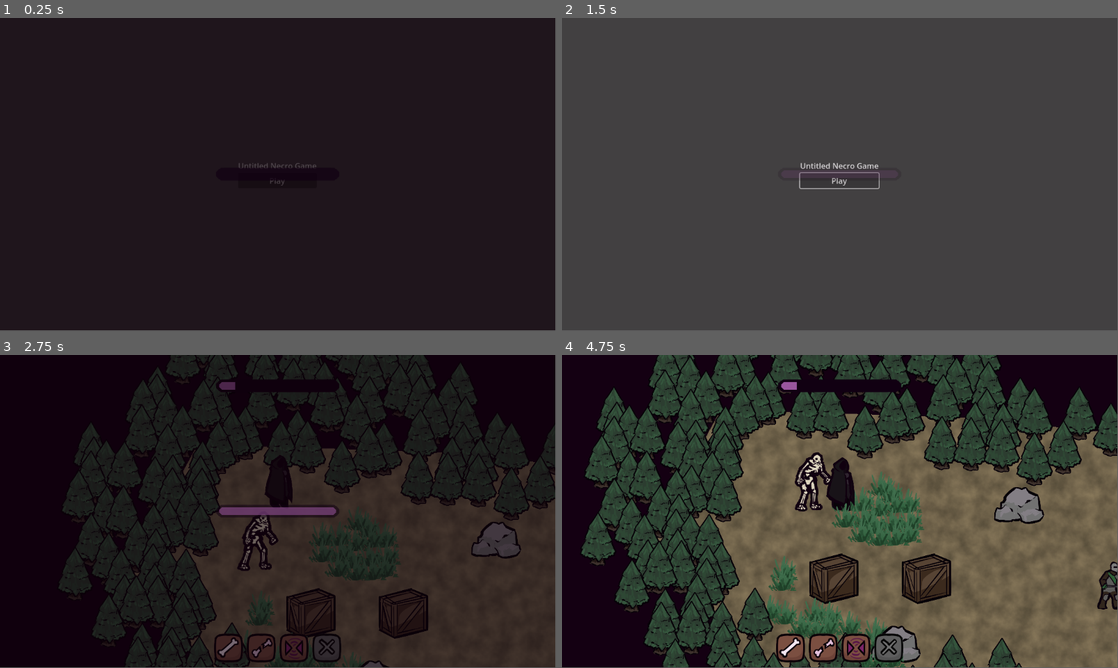
Above: before the commit, frames 1-4 (two rows, left to right).
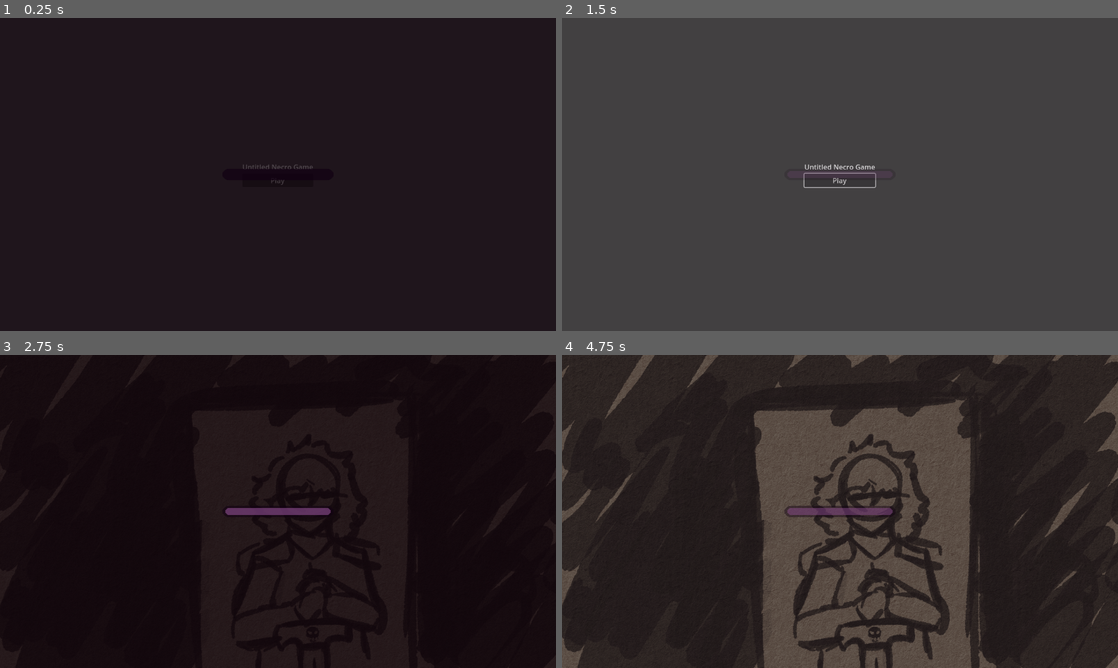
Above: after the commit, the same moments.

Repository: Creamsicle42/GMTK-2023
Game: Godot game, scene res://scenes/main.tscn
The game is run twice, just before and just after one commit, with the same random seed, the same clock (stepped at 60 frames per second) and the same inputs.
Inputs (mouse positions are in pixels of both pictures, inside the frame that each line leads up to):
- Up to frame 1 (0.25 s): no input
- Up to frame 2 (1.5 s): click "Play" at 0.5 s; click "Play" at 1.25 s
- Up to frame 3 (2.75 s): move the mouse to (400, 495) at 2.02 s; hold D (move_right) from 2.03 s (still down); click (400, 495) at 2.17 s
- Up to frame 4 (4.75 s): move the mouse to (728, 527) at 2.77 s; release D (move_right) at 2.78 s; hold S (move_down) 2.78-3.53 s; move the mouse to (895, 442) at 3.52 s; hold D (move_right) 3.53-4.28 s; move the mouse to (812, 574) at 4.27 s; hold Page Up (ui_page_up) from 4.28 s (still down); click (812, 574) at 4.42 s
In our replay, the window is 799x449 before the commit and 800x450 after it. These sizes can differ from the game's own. Grey fills any space a smaller window leaves; there, only what the larger window draws over its background counts as a difference.

The runs differ from the first frame. In frame 1, less than 0.1% of the frame differs, in the area x 43-57%, y 46-54%; in frame 2, 0.4%; in frame 3, 27%; in frame 4, 83%, in the area x 0-100%, y 0-100%.

Commit message:
Game has opening and closing cutscene

Diff:
--- a/assets/resources/tilesets/terain_tileset.tres
+++ b/assets/resources/tilesets/terain_tileset.tres
@@ -1,10 +1,13 @@
-[gd_resource type="TileSet" load_steps=15 format=3 uid="uid://defs1a6w50rio"]
+[gd_resource type="TileSet" load_steps=18 format=3 uid="uid://defs1a6w50rio"]
 
 [ext_resource type="Texture2D" uid="uid://cvhg3qwnwgmyo" path="res://assets/textures/terain/bricks.png" id="1_crnit"]
 [ext_resource type="Texture2D" uid="uid://5eiqtu1ni100" path="res://assets/textures/terain/grass.png" id="2_k3ac0"]
 [ext_resource type="PackedScene" uid="uid://blmjo3nwh3dpk" path="res://scenes/game/props/grass_tuft.tscn" id="3_mxhdn"]
 [ext_resource type="PackedScene" uid="uid://cmf6widkn3m5q" path="res://scenes/game/props/tree.tscn" id="4_cw36o"]
+[ext_resource type="PackedScene" uid="uid://i11h8ovoxx5t" path="res://scenes/game/characters/obelisk/obelisk.tscn" id="4_ma3qj"]
 [ext_resource type="PackedScene" uid="uid://bwumhgh1l0l2k" path="res://scenes/game/props/crate.tscn" id="5_0i6pb"]
+[ext_resource type="PackedScene" uid="uid://bawmiwxeowx1x" path="res://scenes/game/characters/player_minions/large_skeleton/large_skeleton.tscn" id="5_0tbau"]
+[ext_resource type="PackedScene" uid="uid://dbllmaqmo65e8" path="res://scenes/game/characters/player_minions/skeleton/skeleton.tscn" id="6_k1wax"]
 [ext_resource type="PackedScene" uid="uid://dnmsk6rqj4417" path="res://scenes/game/props/stone.tscn" id="6_l0gd0"]
 [ext_resource type="PackedScene" uid="uid://x8wmronrpl6j" path="res://scenes/game/props/wall.tscn" id="7_t04tc"]
 [ext_resource type="PackedScene" uid="uid://gm37y6c5u0w7" path="res://scenes/game/characters/enemy_minions/cavalier/cavalier_green.tscn" id="8_notx5"]
@@ -85,7 +88,7 @@
 
 [sub_resource type="TileSetAtlasSource" id="TileSetAtlasSource_nbfho"]
 texture = ExtResource("2_k3ac0")
-texture_region_size = Vector2i(96, 96)
+texture_region_size = Vector2i(1, 1)
 0:0/0 = 0
 
 [sub_resource type="TileSetScenesCollectionSource" id="TileSetScenesCollectionSource_uwnbm"]
@@ -98,6 +101,9 @@
 scenes/7/scene = ExtResource("9_bqwwk")
 scenes/8/scene = ExtResource("10_rbyhp")
 scenes/9/scene = ExtResource("11_6vtpg")
+scenes/10/scene = ExtResource("4_ma3qj")
+scenes/11/scene = ExtResource("5_0tbau")
+scenes/12/scene = ExtResource("6_k1wax")
 
 [resource]
 tile_size = Vector2i(64, 64)
--- a/project.godot
+++ b/project.godot
@@ -21,6 +21,11 @@
 SceneDict="*res://src/scene_dict.gd"
 LoadingScreen="*res://src/loading_screen/loading_screen.tscn"
 UpdateQueueSystem="*res://src/update_queue_system.gd"
+
+[display]
+
+window/size/viewport_width=1280
+window/size/viewport_height=720
 
 [input]
 
@@ -52,6 +57,7 @@
 2d_physics/layer_3="enemies"
 2d_physics/layer_4="player_minions"
 2d_physics/layer_5="world_craftable"
+2d_physics/layer_6="player"
 
 [rendering]
 
--- /dev/null
+++ b/scenes/game/characters/obelisk/obelisk.gd
@@ -0,0 +1,33 @@
+class_name Obelisk extends Sprite2D
+
+
+const FULL = preload("res://assets/textures/props/obelisk/obelisk_full.png")
+const PART_BROKEN = preload("res://assets/textures/props/obelisk/obelisk_part_broken.png")
+const BROKEN = preload("res://assets/textures/props/obelisk/obelisk_broken.png")
+
+var mana := 10
+
+
+func update_view() -> void:
+	if mana > 5:
+		texture = FULL
+	elif mana > 0:
+		texture = PART_BROKEN
+	else:
+		texture = BROKEN
+
+
+func is_player_open() -> bool:
+	var bodies = $Area2D.get_overlapping_bodies()
+	if bodies.size() == 0: return false
+	if (bodies[0] as PlayerMain).mana_tracker.current_mana > 50: return false
+	return true
+
+
+func _on_spawn_timer_timeout() -> void:
+	if is_player_open() and mana > 0:
+		var spark = SceneDict.MANA_SPARK.instantiate()
+		get_parent().add_child(spark)
+		spark.global_position = global_position
+		mana -= 1
+		update_view()
--- /dev/null
+++ b/scenes/game/characters/obelisk/obelisk.tscn
@@ -0,0 +1,26 @@
+[gd_scene load_steps=4 format=3 uid="uid://i11h8ovoxx5t"]
+
+[ext_resource type="Texture2D" uid="uid://djyaiygic7dd7" path="res://assets/textures/props/obelisk/obelisk_full.png" id="1_p7awx"]
+[ext_resource type="Script" path="res://scenes/game/characters/obelisk/obelisk.gd" id="2_02sub"]
+
+[sub_resource type="CircleShape2D" id="CircleShape2D_1c0ux"]
+radius = 512.0
+
+[node name="Obelisk" type="Sprite2D"]
+texture = ExtResource("1_p7awx")
+offset = Vector2(0, -80)
+script = ExtResource("2_02sub")
+
+[node name="Area2D" type="Area2D" parent="."]
+collision_layer = 0
+collision_mask = 32
+monitorable = false
+
+[node name="CollisionShape2D" type="CollisionShape2D" parent="Area2D"]
+shape = SubResource("CircleShape2D_1c0ux")
+
+[node name="SpawnTimer" type="Timer" parent="."]
+wait_time = 0.5
+autostart = true
+
+[connection signal="timeout" from="SpawnTimer" to="." method="_on_spawn_timer_timeout"]
--- a/scenes/game/characters/player/player.tscn
+++ b/scenes/game/characters/player/player.tscn
@@ -625,7 +625,7 @@
 radius = 512.0
 
 [node name="Player" type="CharacterBody2D" groups=["player"]]
-collision_layer = 8
+collision_layer = 40
 motion_mode = 1
 script = ExtResource("1_f466v")
 
--- a/scenes/game/effects/line_trail.gd
+++ b/scenes/game/effects/line_trail.gd
@@ -6,12 +6,11 @@
 func _ready() -> void:
 	top_level = true
 	global_position = Vector2.ZERO
-	add_point(get_parent().global_position)
 
 
 func _physics_process(delta: float) -> void:
 	global_position = Vector2.ZERO
-	if(get_point_position(0).distance_to(get_parent().global_position) > point_minimum_distance):
+	if(points.size() == 0 or get_point_position(0).distance_to(get_parent().global_position) > point_minimum_distance):
 		add_point(get_parent().global_position, 0)
 	if(get_point_count() > trail_length): remove_end_point()
 
--- /dev/null
+++ b/scenes/game/levels/cutscenes/closing_cutscene.tscn
@@ -0,0 +1,187 @@
+[gd_scene load_steps=7 format=3 uid="uid://dkj3k7ftcwcid"]
+
+[ext_resource type="Script" path="res://scenes/game/levels/cutscenes/cutscene.gd" id="1_3g7kr"]
+[ext_resource type="Texture2D" uid="uid://c2t74vaf7b1vh" path="res://assets/textures/cutscene/closing/frame_1.png" id="2_mk7v4"]
+[ext_resource type="Texture2D" uid="uid://cenkokk6rdhbd" path="res://assets/textures/cutscene/closing/frame_2.png" id="3_ry3vp"]
+
+[sub_resource type="Animation" id="Animation_b2feo"]
+resource_name = "play"
+length = 30.0
+tracks/0/type = "value"
+tracks/0/imported = false
+tracks/0/enabled = true
+tracks/0/path = NodePath("ColorRect:color")
+tracks/0/interp = 1
+tracks/0/loop_wrap = true
+tracks/0/keys = {
+"times": PackedFloat32Array(0, 1, 4, 5, 10.5, 11, 15, 17),
+"transitions": PackedFloat32Array(1, 1, 1, 1, 1, 1, 1, 1),
+"update": 0,
+"values": [Color(0.0392157, 0, 0.0156863, 1), Color(0.0392157, 0, 0.0156863, 0), Color(0.0392157, 0, 0.0156863, 0), Color(0.0392157, 0, 0.0156863, 1), Color(0.0392157, 0, 0.0156863, 1), Color(0.0392157, 0, 0.0156863, 0), Color(0.0392157, 0, 0.0156863, 0), Color(0.0392157, 0, 0.0156863, 1)]
+}
+tracks/1/type = "value"
+tracks/1/imported = false
+tracks/1/enabled = true
+tracks/1/path = NodePath("Frame2:visible")
+tracks/1/interp = 1
+tracks/1/loop_wrap = true
+tracks/1/keys = {
+"times": PackedFloat32Array(0, 10.5),
+"transitions": PackedFloat32Array(1, 1),
+"update": 1,
+"values": [false, true]
+}
+tracks/2/type = "value"
+tracks/2/imported = false
+tracks/2/enabled = true
+tracks/2/path = NodePath("Frame1:visible")
+tracks/2/interp = 1
+tracks/2/loop_wrap = true
+tracks/2/keys = {
+"times": PackedFloat32Array(0, 10.5),
+"transitions": PackedFloat32Array(1, 1),
+"update": 1,
+"values": [true, false]
+}
+tracks/3/type = "value"
+tracks/3/imported = false
+tracks/3/enabled = true
+tracks/3/path = NodePath("CenterContainer/Label:text")
+tracks/3/interp = 1
+tracks/3/loop_wrap = true
+tracks/3/keys = {
+"times": PackedFloat32Array(5, 17),
+"transitions": PackedFloat32Array(1, 1),
+"update": 1,
+"values": ["At last, we shal be reunited...", "Fin."]
+}
+tracks/4/type = "value"
+tracks/4/imported = false
+tracks/4/enabled = true
+tracks/4/path = NodePath("CenterContainer/Label:visible_ratio")
+tracks/4/interp = 1
+tracks/4/loop_wrap = true
+tracks/4/keys = {
+"times": PackedFloat32Array(5.5, 6, 10, 10.5, 17.5, 18, 20, 20.5),
+"transitions": PackedFloat32Array(1, 1, 1, 1, 1, 1, 1, 1),
+"update": 0,
+"values": [0.0, 1.0, 1.0, 0.0, 0.0, 1.0, 1.0, 0.0]
+}
+tracks/5/type = "method"
+tracks/5/imported = false
+tracks/5/enabled = true
+tracks/5/path = NodePath(".")
+tracks/5/interp = 1
+tracks/5/loop_wrap = true
+tracks/5/keys = {
+"times": PackedFloat32Array(22),
+"transitions": PackedFloat32Array(1),
+"values": [{
+"args": [],
+"method": &"complete"
+}]
+}
+
+[sub_resource type="Animation" id="Animation_yaop2"]
+length = 0.001
+tracks/0/type = "value"
+tracks/0/imported = false
+tracks/0/enabled = true
+tracks/0/path = NodePath("ColorRect:color")
+tracks/0/interp = 1
+tracks/0/loop_wrap = true
+tracks/0/keys = {
+"times": PackedFloat32Array(0),
+"transitions": PackedFloat32Array(1),
+"update": 0,
+"values": [Color(0.0392157, 0, 0.0156863, 1)]
+}
+tracks/1/type = "value"
+tracks/1/imported = false
+tracks/1/enabled = true
+tracks/1/path = NodePath("Frame2:visible")
+tracks/1/interp = 1
+tracks/1/loop_wrap = true
+tracks/1/keys = {
+"times": PackedFloat32Array(0),
+"transitions": PackedFloat32Array(1),
+"update": 1,
+"values": [false]
+}
+tracks/2/type = "value"
+tracks/2/imported = false
+tracks/2/enabled = true
+tracks/2/path = NodePath("Frame1:visible")
+tracks/2/interp = 1
+tracks/2/loop_wrap = true
+tracks/2/keys = {
+"times": PackedFloat32Array(0),
+"transitions": PackedFloat32Array(1),
+"update": 1,
+"values": [true]
+}
+tracks/3/type = "value"
+tracks/3/imported = false
+tracks/3/enabled = true
+tracks/3/path = NodePath("CenterContainer/Label:text")
+tracks/3/interp = 1
+tracks/3/loop_wrap = true
+tracks/3/keys = {
+"times": PackedFloat32Array(0),
+"transitions": PackedFloat32Array(1),
+"update": 1,
+"values": ["At last, we shal be reunited..."]
+}
+tracks/4/type = "value"
+tracks/4/imported = false
+tracks/4/enabled = true
+tracks/4/path = NodePath("CenterContainer/Label:visible_ratio")
+tracks/4/interp = 1
+tracks/4/loop_wrap = true
+tracks/4/keys = {
+"times": PackedFloat32Array(0),
+"transitions": PackedFloat32Array(1),
+"update": 0,
+"values": [0.0]
+}
+
+[sub_resource type="AnimationLibrary" id="AnimationLibrary_qafvd"]
+_data = {
+"RESET": SubResource("Animation_yaop2"),
+"play": SubResource("Animation_b2feo")
+}
+
+[node name="Cutscene" type="Node2D"]
+script = ExtResource("1_3g7kr")
+
+[node name="Frame1" type="Sprite2D" parent="."]
+texture = ExtResource("2_mk7v4")
+centered = false
+
+[node name="Frame2" type="Sprite2D" parent="."]
+visible = false
+texture = ExtResource("3_ry3vp")
+centered = false
+
+[node name="ColorRect" type="ColorRect" parent="."]
+offset_left = -128.0
+offset_top = -90.0
+offset_right = 1367.0
+offset_bottom = 790.0
+color = Color(0.0392157, 0, 0.0156863, 1)
+
+[node name="CenterContainer" type="CenterContainer" parent="."]
+offset_right = 1286.0
+offset_bottom = 718.0
+
+[node name="Label" type="Label" parent="CenterContainer"]
+layout_mode = 2
+text = "At last, we shal be reunited..."
+visible_characters = 0
+visible_ratio = 0.0
+
+[node name="AnimationPlayer" type="AnimationPlayer" parent="."]
+autoplay = "play"
+libraries = {
+"": SubResource("AnimationLibrary_qafvd")
+}
--- /dev/null
+++ b/scenes/game/levels/cutscenes/cutscene.gd
@@ -0,0 +1,6 @@
+class_name Cutscene extends Node2D
+
+signal level_complete
+
+func complete() -> void:
+	level_complete.emit()
--- /dev/null
+++ b/scenes/game/levels/cutscenes/opening_cutscene.tscn
@@ -0,0 +1,187 @@
+[gd_scene load_steps=7 format=3 uid="uid://o7h2y1m8jag2"]
+
+[ext_resource type="Script" path="res://scenes/game/levels/cutscenes/cutscene.gd" id="1_3tggy"]
+[ext_resource type="Texture2D" uid="uid://dq401yrfqagpk" path="res://assets/textures/cutscene/opening/frame_1.png" id="1_8bopp"]
+[ext_resource type="Texture2D" uid="uid://nlxhq6js7aj" path="res://assets/textures/cutscene/opening/frame_2.png" id="2_dnhco"]
+
+[sub_resource type="Animation" id="Animation_26g7m"]
+length = 0.001
+tracks/0/type = "value"
+tracks/0/imported = false
+tracks/0/enabled = true
+tracks/0/path = NodePath("ColorRect:color")
+tracks/0/interp = 1
+tracks/0/loop_wrap = true
+tracks/0/keys = {
+"times": PackedFloat32Array(0),
+"transitions": PackedFloat32Array(1),
+"update": 0,
+"values": [Color(0.0431373, 0, 0.0156863, 1)]
+}
+tracks/1/type = "value"
+tracks/1/imported = false
+tracks/1/enabled = true
+tracks/1/path = NodePath("Frame2:visible")
+tracks/1/interp = 1
+tracks/1/loop_wrap = true
+tracks/1/keys = {
+"times": PackedFloat32Array(0),
+"transitions": PackedFloat32Array(1),
+"update": 1,
+"values": [false]
+}
+tracks/2/type = "value"
+tracks/2/imported = false
+tracks/2/enabled = true
+tracks/2/path = NodePath("Frame1:visible")
+tracks/2/interp = 1
+tracks/2/loop_wrap = true
+tracks/2/keys = {
+"times": PackedFloat32Array(0),
+"transitions": PackedFloat32Array(1),
+"update": 1,
+"values": [true]
+}
+tracks/3/type = "value"
+tracks/3/imported = false
+tracks/3/enabled = true
+tracks/3/path = NodePath("CenterContainer/Label:visible_ratio")
+tracks/3/interp = 1
+tracks/3/loop_wrap = true
+tracks/3/keys = {
+"times": PackedFloat32Array(0),
+"transitions": PackedFloat32Array(1),
+"update": 0,
+"values": [0.0]
+}
+tracks/4/type = "value"
+tracks/4/imported = false
+tracks/4/enabled = true
+tracks/4/path = NodePath("CenterContainer/Label:text")
+tracks/4/interp = 1
+tracks/4/loop_wrap = true
+tracks/4/keys = {
+"times": PackedFloat32Array(0),
+"transitions": PackedFloat32Array(1),
+"update": 1,
+"values": ["My beloved Lorane lies dead..."]
+}
+
+[sub_resource type="Animation" id="Animation_ys3sc"]
+resource_name = "play"
+length = 22.0
+tracks/0/type = "value"
+tracks/0/imported = false
+tracks/0/enabled = true
+tracks/0/path = NodePath("ColorRect:color")
+tracks/0/interp = 1
+tracks/0/loop_wrap = true
+tracks/0/keys = {
+"times": PackedFloat32Array(0, 1, 4, 5, 8.5, 9.5, 13, 14),
+"transitions": PackedFloat32Array(1, 1, 1, 1, 1, 1, 1, 1),
+"update": 0,
+"values": [Color(0.0431373, 0, 0.0156863, 1), Color(0.0392157, 0, 0.0156863, 0), Color(0.0392157, 0, 0.0156863, 0), Color(0.0392157, 0, 0.0156863, 1), Color(0.0392157, 0, 0.0156863, 1), Color(0.0392157, 0, 0.0156863, 0), Color(0.0392157, 0, 0.0156863, 0), Color(0.0392157, 0, 0.0156863, 1)]
+}
+tracks/1/type = "value"
+tracks/1/imported = false
+tracks/1/enabled = true
+tracks/1/path = NodePath("Frame2:visible")
+tracks/1/interp = 1
+tracks/1/loop_wrap = true
+tracks/1/keys = {
+"times": PackedFloat32Array(0, 8.5),
+"transitions": PackedFloat32Array(1, 1),
+"update": 1,
+"values": [false, true]
+}
+tracks/2/type = "value"
+tracks/2/imported = false
+tracks/2/enabled = true
+tracks/2/path = NodePath("Frame1:visible")
+tracks/2/interp = 1
+tracks/2/loop_wrap = true
+tracks/2/keys = {
+"times": PackedFloat32Array(0),
+"transitions": PackedFloat32Array(1),
+"update": 1,
+"values": [true]
+}
+tracks/3/type = "value"
+tracks/3/imported = false
+tracks/3/enabled = true
+tracks/3/path = NodePath("CenterContainer/Label:visible_ratio")
+tracks/3/interp = 1
+tracks/3/loop_wrap = true
+tracks/3/keys = {
+"times": PackedFloat32Array(5, 5.5, 8, 8.5, 14.5, 15, 20, 20.5),
+"transitions": PackedFloat32Array(1, 1, 1, 1, 1, 1, 1, 1),
+"update": 0,
+"values": [0.0, 1.0, 1.0, 0.0, 0.0, 1.0, 1.0, 0.0]
+}
+tracks/4/type = "value"
+tracks/4/imported = false
+tracks/4/enabled = true
+tracks/4/path = NodePath("CenterContainer/Label:text")
+tracks/4/interp = 1
+tracks/4/loop_wrap = true
+tracks/4/keys = {
+"times": PackedFloat32Array(1.3, 14.5),
+"transitions": PackedFloat32Array(1, 1),
+"update": 1,
+"values": ["My beloved Lorane lies dead...", "And the power of her resurrection lies in the hands of my enemies..."]
+}
+tracks/5/type = "method"
+tracks/5/imported = false
+tracks/5/enabled = true
+tracks/5/path = NodePath(".")
+tracks/5/interp = 1
+tracks/5/loop_wrap = true
+tracks/5/keys = {
+"times": PackedFloat32Array(21.9),
+"transitions": PackedFloat32Array(1),
+"values": [{
+"args": [],
+"method": &"complete"
+}]
+}
+
+[sub_resource type="AnimationLibrary" id="AnimationLibrary_ecwyl"]
+_data = {
+"RESET": SubResource("Animation_26g7m"),
+"play": SubResource("Animation_ys3sc")
+}
+
+[node name="OpeningCutscene" type="Node2D"]
+script = ExtResource("1_3tggy")
+
+[node name="Frame1" type="Sprite2D" parent="."]
+texture = ExtResource("1_8bopp")
+centered = false
+
+[node name="Frame2" type="Sprite2D" parent="."]
+visible = false
+texture = ExtResource("2_dnhco")
+centered = false
+
+[node name="ColorRect" type="ColorRect" parent="."]
+offset_left = -128.0
+offset_top = -90.0
+offset_right = 1367.0
+offset_bottom = 790.0
+color = Color(0.0431373, 0, 0.0156863, 1)
+
+[node name="CenterContainer" type="CenterContainer" parent="."]
+offset_right = 1286.0
+offset_bottom = 718.0
+
+[node name="Label" type="Label" parent="CenterContainer"]
+layout_mode = 2
+text = "My beloved Lorane lies dead..."
+visible_characters = 0
+visible_ratio = 0.0
+
+[node name="AnimationPlayer" type="AnimationPlayer" parent="."]
+autoplay = "play"
+libraries = {
+"": SubResource("AnimationLibrary_ecwyl")
+}
--- a/scenes/game/levels/test_level.tscn
+++ b/scenes/game/levels/test_level.tscn
@@ -1,11 +1,10 @@
-[gd_scene load_steps=11 format=3 uid="uid://qpgupvb1uhp4"]
+[gd_scene load_steps=10 format=3 uid="uid://qpgupvb1uhp4"]
 
 [ext_resource type="Script" path="res://scenes/game/levels/level_controller.gd" id="1_anrf7"]
 [ext_resource type="PackedScene" uid="uid://4nsy5ttwkk8o" path="res://scenes/game/characters/player/player.tscn" id="2_nqjsi"]
 [ext_resource type="Resource" uid="uid://dovs56t8nh0eh" path="res://assets/resources/spells/summon_skeletons.tres" id="3_osk45"]
 [ext_resource type="Resource" uid="uid://cl00i5pr4hwiy" path="res://assets/resources/spells/reclaim.tres" id="4_58uut"]
 [ext_resource type="Resource" uid="uid://is0b6s0b1gen" path="res://assets/resources/spells/fuse.tres" id="5_o6t7i"]
-[ext_resource type="PackedScene" uid="uid://bawmiwxeowx1x" path="res://scenes/game/characters/player_minions/large_skeleton/large_skeleton.tscn" id="6_iw0w4"]
 [ext_resource type="TileSet" uid="uid://defs1a6w50rio" path="res://assets/resources/tilesets/terain_tileset.tres" id="6_yvxri"]
 
 [sub_resource type="Gradient" id="Gradient_8a4vu"]
@@ -44,7 +43,7 @@
 tile_set = ExtResource("6_yvxri")
 format = 2
 layer_0/name = "Grass"
-layer_0/tile_data = PackedInt32Array(983047, 3, 65536, 10485 …(5795 unchanged characters)… , 1638453, 131073, 2, 1900588, 3, 589824)
+layer_0/tile_data = PackedInt32Array(983047, 3, 65536, 10485 …(5795 unchanged characters)… , 1638453, 131073, 2, 1900588, 3, 589824, 458755, 3, 786432, 262150, 3, 786432)
 layer_1/name = "Main"
 layer_1/enabled = true
 layer_1/modulate = Color(1, 1, 1, 1)
@@ -78,6 +77,3 @@
 
 [node name="EnemyAttractor3" type="Node2D" parent="." groups=["enemy_flag"]]
 position = Vector2(2747, 2006)
-
-[node name="LargeSkeleton" parent="." instance=ExtResource("6_iw0w4")]
-position = Vector2(184, 540)
--- a/scenes/game/misc/mana_spark/mana_spark.gd
+++ b/scenes/game/misc/mana_spark/mana_spark.gd
@@ -4,7 +4,7 @@
 const MAX_SPEED := 640.0
 const INIT_MAX_SPEED := 1000.0
 const INIT_MIN_SPEED := 50.0
-const FRICTION := 128.0
+const FRICTION := 512.0
 const STALL_FRICTION := 1536.0
 const COLLECT_DISTANCE := 64.0
 var velocity := Vector2.ZERO
--- a/scenes/game/misc/mana_spark/mana_spark.tscn
+++ b/scenes/game/misc/mana_spark/mana_spark.tscn
@@ -7,11 +7,18 @@
 _data = [Vector2(0, 1), 0.0, 0.0, 0, 0, Vector2(1, 0), 0.0, 0.0, 0, 0]
 point_count = 2
 
+[sub_resource type="Gradient" id="Gradient_1mgom"]
+colors = PackedColorArray(0.703125, 0.244446, 0.674458, 1, 0.95, 0.608, 0.9044, 0.243137)
+
 [node name="ManaSpark" type="Node2D"]
 script = ExtResource("1_vi4s8")
 
 [node name="LineTrail" type="Line2D" parent="."]
+width = 32.0
 width_curve = SubResource("Curve_urdsy")
 default_color = Color(0.541176, 0.298039, 0.564706, 1)
+gradient = SubResource("Gradient_1mgom")
+begin_cap_mode = 2
+end_cap_mode = 2
 script = ExtResource("2_2b3el")
 point_minimum_distance = 1.0
--- a/scenes/main.gd
+++ b/scenes/main.gd
@@ -2,8 +2,9 @@
 
 const MAIN_MENU_SCENE = preload("res://scenes/menu/main_menu/main_menu.tscn")
 const GAME_LEVELS_PATHS = [
+	"res://scenes/game/levels/cutscenes/opening_cutscene.tscn",
 	"res://scenes/game/levels/test_level.tscn",
-	"res://scenes/menu/game_end_screen/game_end_screen.tscn"
+	"res://scenes/game/levels/cutscenes/closing_cutscene.tscn"
 ]
 
 var current_scene: Node
@@ -11,6 +12,16 @@
 var is_changing_level := false
 
 func _ready() -> void:
+	set_main_menu()
+
+
+func _input(event: InputEvent) -> void:
+	if event.is_action_pressed("ui_page_up"):
+		load_level(last_loaded_level + 1)
+
+
+func set_main_menu() -> void:
+	if current_scene != null: current_scene.queue_free()
 	current_scene = MAIN_MENU_SCENE.instantiate()
 	add_child(current_scene)
 	(current_scene as MainMenu).start_game.connect(
@@ -24,7 +35,9 @@
 
 func load_level(level_index: int) -> void:
 	if is_changing_level: return
-	if level_index >= GAME_LEVELS_PATHS.size() or level_index < 0: return
+	if level_index >= GAME_LEVELS_PATHS.size() or level_index < 0:
+		set_main_menu()
+		return
 	last_loaded_level = level_index
 	is_changing_level = true
 	var scene_path = GAME_LEVELS_PATHS[level_index]
Binary file added: assets/textures/cutscene/closing/frame_1.png
Not shown, added: assets/textures/cutscene/closing/frame_1.png.import
Binary file added: assets/textures/cutscene/closing/frame_2.png
Not shown, added: assets/textures/cutscene/closing/frame_2.png.import
Binary file added: assets/textures/cutscene/opening/frame_1.png
Not shown, added: assets/textures/cutscene/opening/frame_1.png.import
Binary file added: assets/textures/cutscene/opening/frame_2.png
Not shown, added: assets/textures/cutscene/opening/frame_2.png.import
Binary file added: assets/textures/props/obelisk/obelisk_broken.png
Not shown, added: assets/textures/props/obelisk/obelisk_broken.png.import
Binary file added: assets/textures/props/obelisk/obelisk_full.png
Not shown, added: assets/textures/props/obelisk/obelisk_full.png.import
(and 4 more such lines)
